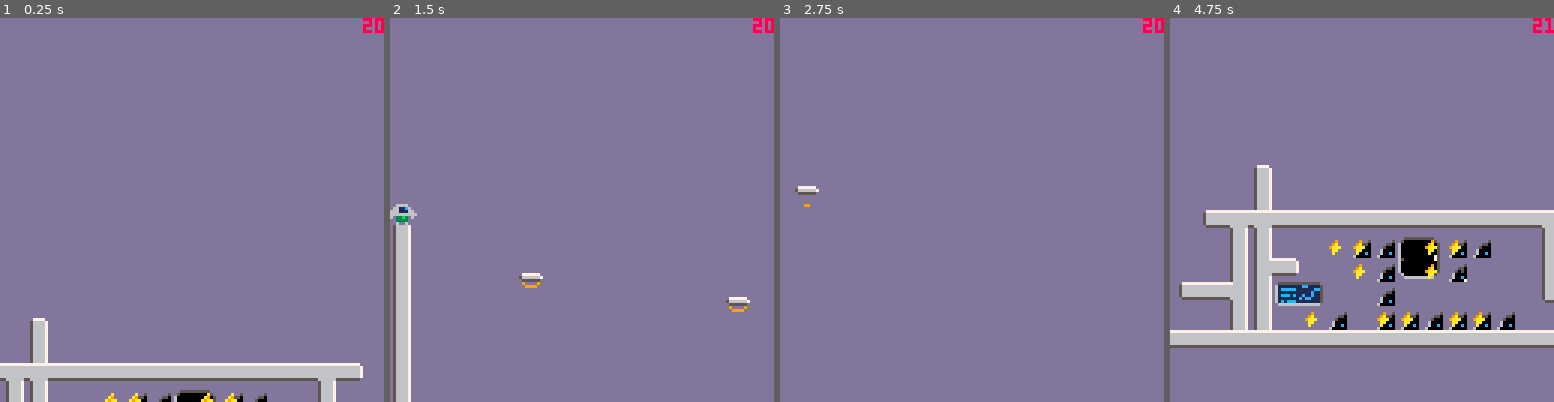
Above: before the commit, frames 1-4 (left to right).
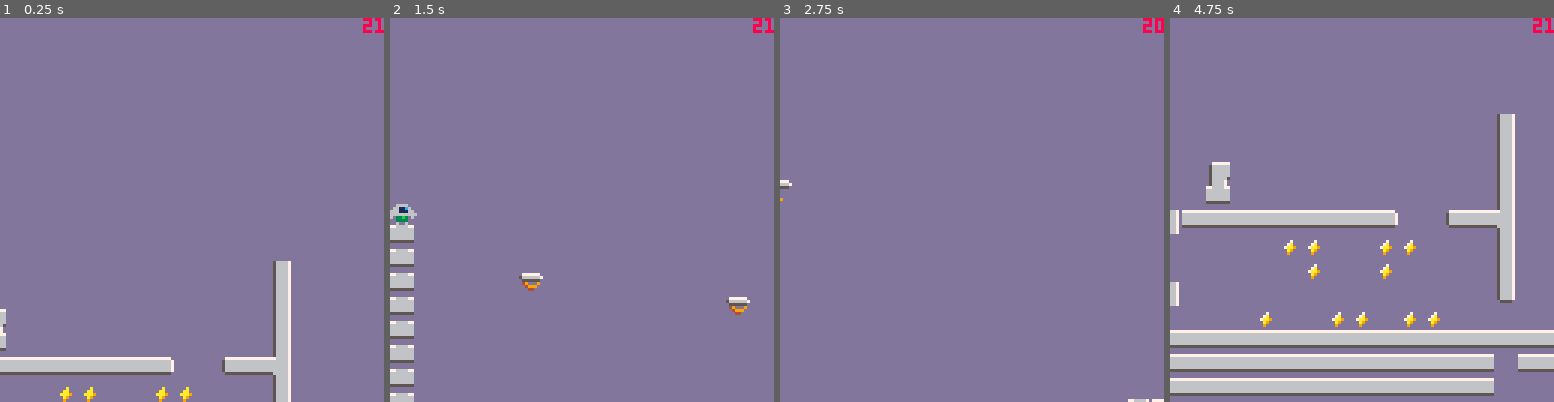
Above: after the commit, the same moments.

Repository: jgradim/gameoff-2020
Game: PICO-8 cartridge moonshot.p8
Same seed, same stepped clock (60 frames per second), same inputs: the game is played once before the commit and once after it.
Inputs:
- Up to frame 1 (0.25 s): no input
- Up to frame 2 (1.5 s): tap X (X key) at 0.33, 1.07 s; tap O (Z key) at 0.7 s
- Up to frame 3 (2.75 s): hold Right 1.6-2.1 s; tap O (Z key) at 1.7, 2.1, 2.5 s; tap X (X key) at 1.85 s; hold Up 2.15-2.42 s; hold Right from 2.47 s (still down)
- Up to frame 4 (4.75 s): tap O (Z key) every 0.4 s from 2.9 to 4.5 s; tap X (X key) at 2.97, 4.08 s; release Right at 3.03 s; hold Left 3.08-3.58 s; hold Down 3.63-3.97 s; hold Right 4.02-4.68 s; hold Up from 4.73 s (still down)

The runs differ from the first frame. In frame 1, 8.0% of the frame differs, in the area x 0-100%, y 0-100%; in frame 2, 1.8%; in frame 3, 0.3%; in frame 4, 22%, in the area x 0-100%, y 25-99%.

Commit message:
updated spritesheet, level design, and interactions

Diff:
--- a/moonshot.p8
+++ b/moonshot.p8
@@ -10,7 +10,7 @@
 ---constants---
 ---------------
 
-fps=30
+fps=5
 
 map_width=1024
 map_height=256
@@ -46,6 +46,12 @@
 sp_speech=10
 sp_e_pod=28
 sp_tiny_font=128
+
+--------------
+---messages---
+--------------
+
+msg_close_scren="    press ❎/x to exit"
 
 ---------------------
 ---player colors---
@@ -133,10 +139,11 @@
   )
  )
  local plt3=init_platform(
-  58*8,25*8,8,8,
+  59*8,25*8,8,8,
   linear_delta_fn(
-   --59,26 <-> 59,29
-   58*8,25*8,58*8,28*8
+   --59,25 <-> 59,28
+   --59*8,25*8,59*8,29*8
+   59*8,25*8,59*8,25*8
   )
  )
 
@@ -149,10 +156,45 @@
  --buttons
  --x,y,on
  local btn0=init_button(
-  62*8,25*8,false,
+  65*8,25*8,false,
   door_toggle_fn(door0),
   "❎"
  )
+
+ local diag_screen_low=init_screen({
+  x=60*8,
+  y=29*8,
+  tooltip=true,
+  str=
+   "> platform start\n\n"..
+   "activating diagnostics\nplatform...\n\n"..
+   "platform active\n\n\n\n\n"..
+   msg_close_scren,
+
+  on_done=function(s)
+   plt3.delta_fn=linear_delta_fn(
+    59*8,25*8,59*8,29*8
+   )
+   s.str="\n\n\n\n\n\n"..msg_close_scren
+   s.tooltip=false
+  end,
+ })
+
+ local diag_screen_high=init_screen({
+  x=62*8,
+  y=25*8,
+  str=
+   "> assessing damage...\n\n"..
+   "-heavy damage to hull\n"..
+   "-remaining crew: 3\n"..
+   "-escape pods: 4\n"..
+   "-disabled platforms: 5\n"..
+   "-shocking hazards\n\n"..
+   "objective: open door\n"..
+   "objective: rescue crew\n"..
+   "objective: escape to moon\n\n"..
+   msg_close_scren,
+ })
 
  --return list of mechanics
  return {
@@ -162,6 +204,8 @@
   plt0,plt1,plt2,plt3,plt4,
   door0,
   btn0,
+  diag_screen_low,
+  diag_screen_high,
  }
 end
 
@@ -188,7 +232,7 @@
   init_player{
    ⬆️=jump,
    color="yellow",
-   x=60*8,
+   x=63*8,
    y=28*8,
   },
  }
@@ -201,34 +245,38 @@
  cam=init_camera()
 end
 
+modal_open=false
+
 function update(o) return o:update() end
 
 function _update()
  --input
- player_btns={"⬅️","➡️","⬆️"}
- for i=1,#player_btns do
-  if btn(i-1) then
-   fn=player()[player_btns[i]]
-   if (fn) fn(player(),btnp(i-1))
-  end
- end
- if btnp(🅾️) then
-  focus_next_player()
- end
- --if btnp(🅾️) then
- -- if path.found then
- --  path:apply()
- -- else
- --  path:find(
- --   all_players[2],
- --   all_players[2],
- --   player()
- --  )
- -- end
- --end
+ if not modal_open then
+  player_btns={"⬅️","➡️","⬆️"}
+  for i=1,#player_btns do
+   if btn(i-1) then
+    fn=player()[player_btns[i]]
+    if (fn) fn(player(),btnp(i-1))
+   end
+  end
+  if btnp(🅾️) then
+   focus_next_player()
+  end
+  --if btnp(🅾️) then
+  -- if path.found then
+  --  path:apply()
+  -- else
+  --  path:find(
+  --   all_players[2],
+  --   all_players[2],
+  --   player()
+  --  )
+  -- end
+  --end
+ end
 
  --players
- path:update()
+ --path:update()
  foreach(all_players,update_player)
 
  --mechanics
@@ -267,13 +315,17 @@
  --players
  foreach(all_players,draw_player)
 
- --dialog box
  --dialog_box(
  -- "thank you for saving me!\nlet me help you, i can\ndouble jump!",
  -- "well, now i feel\ninadequate :|",
  -- p_colors.red,
  -- p_colors.yellow
  --)
+
+ --modals from interactables
+ foreach(mcns,function(m)
+  if m.draw_modal then m:draw_modal() end
+ end)
 
  --camera
  cam:draw()
@@ -1216,16 +1268,19 @@
 light_seqs={
  [2]={12,12,1,0,1},
  [11]={12,12,1,0,1},
- [4]={8,9,12,1},
- [15]={8,9,12,1},
+ [4]={8,12,1},
+ [15]={8,12,12,3,12,8,12,12},
 }
 
 function animate_lights()
  for m in all(light_masks) do
   local f=light_freqs[m]
   local s=light_seqs[m]
-  local c=
-   (abs(cos(t()/f))*(#s-1)+.3)\1
+  local c=mid(
+   0,
+   abs((cos(t()/f))*(#s-1))\1,
+   #s-1
+  )
 
   pal(m,s[c+1])
  end
@@ -1316,6 +1371,7 @@
 
  for char in all(chars) do
   local r=tiny_font[char]
+  --dropshadow
   --pal(14,2)
   --sspr(
   --  sc.x+r[1],sc.y+r[2],
@@ -1337,32 +1393,132 @@
 ---dialog box---
 ----------------
 dialog_open=false
+function modal(x,y,w,h)
+ local cbg=1
+ local ct=7
+ local cb=6
+ local cs=5
+
+ rectfill(x,y,x+w,y+h,cbg)          -- bg
+ rectfill(x+1,y,x+w,y,ct)           -- top
+ rectfill(x+w+1,y+1,x+w+1,y+h-1,ct) -- right
+ rectfill(x+1,y+h,x+w,y+h,cb)       -- bottom
+ rectfill(x,y+1,x,y+h-1,cb)         -- left
+ pset(x,y,cs)                       -- shadow
+ pset(x,y+h,cs)                     -- shadow
+ rectfill(x-1,y+1,x-1,y+h-1,cs)     -- shadow
+ rectfill(x+1,y+h+1,x+w-1,y+h+1,cs) -- shadow
+ rectfill(x+1,y+1,x+w,y+1,cs)       -- inner shadow
+ rectfill(x+w,y+1,x+w,y+h-1,cs)     -- inner shadow
+end
+
 function dialog_box(s1,s2,m1,m2)
  local x=5+peek2(0x5f28)
  local y=76+peek2(0x5f2a)
  local w=115
  local h=47
- local cbg=1
- local ct=7
- local cb=6
- local cs=5
-
- rectfill(x,y,x+w,y+h,cbg) -- bg
- rectfill(x+1,y,x+w,y,ct) -- top
- rectfill(x+w+1,y+1,x+w+1,y+h-1,ct) -- right
- rectfill(x+1,y+h,x+w,y+h,cb) -- bottom
- rectfill(x,y+1,x,y+h-1,cb) -- left
- pset(x,y,cs)   -- shadow
- pset(x,y+h,cs) -- shadow
- rectfill(x-1,y+1,x-1,y+h-1,cs) -- shadow
- rectfill(x+1,y+h+1,x+w-1,y+h+1,cs) -- shadow
- rectfill(x+1,y+1,x+w,y+1,cs) -- inner shadow
- rectfill(x+w,y+1,x+w,y+h-1,cs) -- inner shadow
+
+ modal(x,y,w,h)
 
  with_pal(m1, sprfn(7,x+3,y+5))
  print(s1,x+14,y+5,12)
  with_pal(m2, sprfn(7,x+w-10,y+h-10))
  print(s2,x+35,y+h-14,12)
+end
+
+--TODO generalize as interactable
+function init_screen(opts)
+ return instance({
+  sp=8,
+  x=0,
+  y=0,
+  w=8,
+  h=8,
+  mx=7,
+  my=16,
+  mw=113,
+  mh=87,
+  col=12,
+  str="",
+  open=false,
+  cursor=1,
+  activated=false,
+  done=false,
+  freq=1,
+  tooltip=true,
+
+  on_activate=function(s) end,
+  on_done=function(s) end,
+
+  collided_prev=false,
+  collided_at=0,
+
+  collide=function(b)
+   b.collided_at=time()
+  end,
+
+  update=function(s)
+   local collided=
+    s.collided_at==time()
+
+   if collided and btnp(❎) and not s.open then
+    s.open=true
+   end
+
+   s.collided_prev=collided
+
+   if s.open then
+    if not s.activated then
+     s.activated=true
+     s.done=false
+     s:on_activate()
+    end
+
+    if s.cursor>=#s.str then
+     if btnp(❎) and not s.done then
+      s.open=false
+      s.cursor=1
+      s.freq=1
+      s:on_done()
+      s.done=true
+      s.activated=false
+     end
+    end
+
+    if s.cursor<#s.str then
+     s.cursor+=s.freq
+
+     if btnp(❎) then
+      s.freq+=2
+     end
+    end
+   end
+  end,
+
+  draw=function(s)
+   spr(s.sp,s.x,s.y)
+
+   if s.tooltip and not s.open
+   and s.collided_prev then
+    speech_bubble(
+     s.x+2,s.y-2,"❎",9
+    )
+   end
+  end,
+
+  draw_modal=function(s)
+   if s.open then
+     local x=s.mx+peek2(0x5f28)
+     local y=s.my+peek2(0x5f2a)
+     modal(x,y,s.mw,s.mh)
+     print(
+      sub(s.str,1,s.cursor),
+      x+4,y+5,
+      s.col
+     )
+   end
+  end,
+ }, opts)
 end
 
 function sprfn(s,x,y)
@@ -1968,82 +2124,50 @@
 
 
 
-…(32 lines of a section not shown)…
 __gff__
-0000000000000000000000000000000001010101010101000000000000000000010101010000000000000000000000000101010100000000000000000000000000010100000002010101000000000000010101000000000101010000000000000101010000000000000000000000000001010000000000000000000000000000
+0200000000000000010000000000000001010101010101000000000000000000010101010000000000000000000000000101010100000000000000000000000001010101010103000000000000000000010101010101010000000000000000000101010101010100000000000000000001010101010101000000000000000000
 0000000000000000000000000000000000000000000000000000000000000000000000000000000000000000000000000000000000000000000000000000000000000000000000000000000000000000000000000000000000000000000000000000000000000000000000000000000000000000000000000000000000000000
 __map__
-4040404040404040404040404040404040404040404040404040404040404040404040404040404040404040404040404040404040404040404040404040404040404040404040404040404040404040404040404040404040404040404040404040404040404040404040404040404040404040404040404040404040404040
-4040404040404040404040404040404040404040404040404040404040404040404040404040404040404040404040404040404040404040404040404040404040404040404040404040404040404040404040404040404040404040404040404040404040404040404040404040404040404040404040404040404040404040
-4040404040404040404040404040404040404040404040404040404040404040404040404040404040404040404040404040404040404040404040404040404040404040404040404040404040404040404040404040404040404040404040404040404040404040404040404040404040404040404040404040404040404040
-4040404040404040404040404040404040404040404040404040404040404040404040404040404040404040404040404040404040404040404040404040404040404040404040404040404040404040404040404040404040404040404040404040404040404040404040404040404040404040404040404040404040404040
-4040404040404040404040404040404040404040404040404040404040404040404040404040404040404040404040404040404040404040404040404040404040404040404040404040404040404040404040404040404040404040404040404040404040404040404040404040404040404040404040404040404040404040
-4040404040404040404040404040404040404040404040404040404040404040404040404040404040404040404040404040404040404040404040404040404040404040404040404040404040404040404040404040404040404040404040404040404040404040404040404040404040404040404040404040404040404040
-4040404040404040404040404040404040404040404040404040404040404040404040404040404040404040404040404040404040404040404040404040404040404040404040404040404040404040404040404040404040404040404040404040404040404040404040404040404040404040404040404040404040404040
-4040404040404040404040404040404040404040404040404040404040404040404040404040404040404040404040404040404040404040404040404040404040404040404040404040404040404040404040404040404040404040404040404040404040404040404040404040404040404040404040404040404040404040
-4040404040404040404040404040404040404040404040404040404040404040404040404040404040404040404040404040404040404040404040404040404040404040404040404040404040404040404040404040404040404040404040404040404040404040404040404040404040404040404040404040404040404040
-4040404040404040404040404040404040404040404040404040404040404040404040404040404040404040404040404040404040404040404040404040404040404040404040404040404040404040404040404040404040404040404040404040404040404040404040404040404040404040404040404040404040404040
-4040404040404040404040404040404040404040404040404040404040404040404040404040404040404040404040404040404040404040404040404040404040404040404040404040404040404040404040404040404040404040404040404040404040404040404040404040404040404040404040404040404040404040
-4240404040404040404040404040404040404040404040404040404040404040404040404040404040404040404040404040404040404040404040404040404040404040404040404040404040404040404040404040404040404040404040404040404040404040404040404040404040404040404040404040404040404040
-4240404040404040404040404040404040404040404040404040404040404040404040404040404040404040404040404040404040404040404040404040404040404040404040404040404040404040404040404040404040404040404040404040404040404040404040404040404040404040404040404040404040404040
-4240404040404040404040404040404040404040404040404040404040404040404040404040404040404040404040404040404040404040404040404040404040404040404040404040404040404040404040404040404040404040404040404040404040404040404040404040404040404040404040404040404040404040
-4240404040404040404040404040404040404040404040404040404040404040404040404040404040404040404040404040404040404040404040404040404040404040404040404040404040404040404040404040404040404040404040404040404040404040404040404040404040404040404040404040404040404040
-4240404040404040404040404040404040404040404040404040404040404040404040404040404040404040404040404040404040404040404040404040404040404040404040404040404040404040404040404040404040404040404040404040404040404040404040404040404040404040404040404040404040404040
-4240404040404040404040404040404040404040404040404040404040404040404040404040404040404040404040404040404040404040404040404040404040404040404040404040404040404040404040404040404040404040404040404040404040404040404040404040404040404040404040404040404040404040
-4240404040404040404040404040404040404040404040404040404040404040404040404040404040404040404040404040404040404040404040404040404040404040404040404040404040404040404040404040404040404040404040404040404040404040404040404040404040404040404040404040404040404040
-4240404040404040404040404040404040404040404040404040404040404040404040404040404040404040404040404040404040404040404040404040404040404040404040404040404040404040404040404040404040404040404040404040404040404040404040404040404040404040404040404040404040404040
-4240404040404040404040404040404040404040404040404040404040404040404040404040404040404040404040404040404040404040404040404040404040404040404040404040404040404040404040404040404040404040404040404040404040404040404040404040404040404040404040404040404040404040
-4240404040404040404040404040404040404040404040404040404040404040404040404040404040404040404040404040404040404040404040404040404040404040404040404040404040404040404040404040404040404040404040404040404040404040404040404040404040404040404040404040404040404040
-4240404040404040404040404040404040404040404040404040404040404040404040404040404040404040404040404040404040404040404040404040404040404040404040404040404040404040404040404040404040404040404040404040404040404040404040404040404040404040404040404040404040404040
-424040404040404040404040404040404040404040404040404040404040406240404040404040404040404040404040400d0d0d0d0d0d40435050505050505050504440404040404040404040404040404040404040404040404040404040404040404040404040404040404040404040404040404040404040404040404040
-424040404040404040404040404040404040404040404040404040404040404240404040404040404040404040404040400d0d0d0d0d0d40424d4e4f4040404040404240404040404040404040404040404040404040404040404040404040404040404040404040404040404040404040404040404040404040404040404040
-424040404040404040404040404040404040404040404040404040404051606050505050505050505050506041404040400d0d0d0d0d0d40425d5e5f4040404040404240404040404040404040404040404040404040404040404040404040404040404040404040404040404040404040404040404040404040404040404040
-424040404040404040404040404040404040404040404040404040404040424240404045454d4f4545404042404040405150505050505050615d5e5f40404040400e4240404040404040404040404040404040404040404040404040404040404040404040404040404040404040404040404040404040404040404040404040
-424040404040404040404040404040404040404040404040404040404040427141404040456d6f454040404240400c404d4e4e4e4e4e4e4f425d5e5f4051485050506140404040404040404040404040404040404040404040404040404040404040404040404040404040404040404040404040404040404040404040404040
-42404040404040405a4b404040404040404040404040404040404040515061424a5b40404540404040404052404040406d6e6e6e6e6e6e6f426d6e6f40407b5c6a4c6840404040404040404040404040404040404040404040404040404040404040404040404040404040404040404040404040404040404040404040404040
-4240404040404040404040404040404040404040404040404040404040404242404045404545454545454040404040404040404040404040404040404040404040404240404040404040404040404040404040404040404040404040404040404040404040404040404040404040404040404040404040404040404040404040
-5050505050505050505050505050505050505050505050505050505050505050505050505050505050505050505050505050505050505050505050505050505050505440404040404040404040404040404040404040404040404040404040404040404040404040404040404040404040404040404040404040404040404040
-4040404040404040404040404040404040404040404040404040404040404040404040404040404040404040404040404040404040404040404040404040404040404040404040404040404040404040404040404040404040404040404040404040404040404040404040404040404040404040404040404040404040404040
-4040404040404040404040404040404040404040404040404040404040404040404040404040404040404040404040404040404040404040404040404040404040404040404040404040404040404040404040404040404040404040404040404040404040404040404040404040404040404040404040404040404040404040
-…(11 lines of a section not shown)…
+7979797979797979797979797979797979797979797979797979797979797979797979797979797979797979797979797979797979797979797979797979797979797979797979797979797979797979797979797979797979797979797979797979797979797979797979797979797979797979797979797979797979797979
+7979797979797979797979797979797979797979797979797979797979797979797979797979797979797979797979797979797979797979797979797979797979797979797979797979797979797979797979797979797979797979797979797979797979797979797979797979797979797979797979797979797979797979
+7979797979797979797979797979797979797979797979797979797979797979797979797979797979797979797979797979797979797979797979797979797979797979797979797979797979797979797979797979797979797979797979797979797979797979797979797979797979797979797979797979797979797979
+7979797979797979797979797979797979797979797979797979797979797979797979797979797979797979797979797979797979797979797979797979797979797979797979797979797979797979797979797979797979797979797979797979797979797979797979797979797979797979797979797979797979797979
+7979797979797979797979797979797979797979797979797979797979797979797979797979797979797979797979797979797979797979797979797979797979797979797979797979797979797979797979797979797979797979797979797979797979797979797979797979797979797979797979797979797979797979
+7979797979797979797979797979797979797979797979797979797979797979797979797979797979797979797979797979797979797979797979797979797979797979797979797979797979797979797979797979797979797979797979797979797979797979797979797979797979797979797979797979797979797979
+7979797979797979797979797979797979797979797979797979797979797979797979797979797979797979797979797979797979797979797979797979797979797979797979797979797979797979797979797979797979797979797979797979797979797979797979797979797979797979797979797979797979797979
+7979797979797979797979797979797979797979797979797979797979797979797979797979797979797979797979797979797979797979797979797979797979797979797979797979797979797979797979797979797979797979797979797979797979797979797979797979797979797979797979797979797979797979
+7979797979797979797979797979797979797979797979797979797979797979797979797979797979797979797979797979797979797979797979797979797979797979797979797979797979797979797979797979797979797979797979797979797979797979797979797979797979797979797979797979797979797979
+7979797979797979797979797979797979797979797979797979797979797979797979797979797979797979797979797979797979797979797979797979797979797979797979797979797979797979797979797979797979797979797979797979797979797979797979797979797979797979797979797979797979797979
+7979797979797979797979797979797979797979797979797979797979797979797979797979797979797979797979797979797979797979797979797979797979797979797979797979797979797979797979797979797979797979797979797979797979797979797979797979797979797979797979797979797979797979
+4279797979797979797979797979797979797979797979797979797979797979797979797979797979797979797979797979797979797979797979797979797979797979797979797979797979797979797979797979797979797979797979797979797979797979797979797979797979797979797979797979797979797979
+4279797979797979797979797979797979797979797979797979797979797979797979797979797979797979797979797979797979797979797979797979797979797979797979797979797979797979797979797979797979797979797979797979797979797979797979797979797979797979797979797979797979797979
+4279797979797979797979797979797979797979797979797979797979797979797979797979797979797979797979797979797979797979797979797979797979797979797979797979797979797979797979797979797979797979797979797979797979797979797979797979797979797979797979797979797979797979
+4279797979797979797979797979797979797979797979797979797979797979797979797979797979797979797979797979797979797979797979797979797979797979797979797979797979797979797979797979797979797979797979797979797979797979797979797979797979797979797979797979797979797979
+4279797979797979797979797979797979797979797979797979797979797979797979797979797979797979797979797979797979797979797979797979797979797979797979797979797979797979797979797979797979797979797979797979797979797979797979797979797979797979797979797979797979797979
+4279797979797979797979797979797979797979797979797979797979797979797979797979797979797979797979797979797979797979797979797979797979797979797979797979797979797979797979797979797979797979797979797979797979797979797979797979797979797979797979797979797979797979
+4279797979797979797979797979797979797979797979797979797979797979797979797979797979797979797979797979797979797979797979797979797979797979797979797979797979797979797979797979797979797979797979797979797979797979797979797979797979797979797979797979797979797979
+4279797979797979797979797979797979797979797979797979797979797979797979797979797979797979797979797979797979797979797979797979797979797979797979797979797979797979797979797979797979797979797979797979797979797979797979797979797979797979797979797979797979797979
+4279797979797979797979797979797979797979797979797979797979797979797979797979797979797979797979797979797979797979797979797979797979797979797979797979797979797979797979797979797979797979797979797979797979797979797979797979797979797979797979797979797979797979
+4279797979797979797979797979797979797979797979797979797979797979797979797979797979797950797979797979797979797979797979797979797979797979797979797979797979797979797979797979797979797979797979797979797979797979797979797979797979797979797979797979797979797979
+4279797979797979797979797979797979797979797979797979797979797979797979797979797979797950797979797979797979797979797979797979797979797979797979797979797979797979797979797979797979797979797979797979797979797979797979797979797979797979797979797979797979797979
+427979797979797979797979797979797979797979797979797979797979796279797979797979797979795079797979790d0d0d0d0d0d79624040404040404040406379797979797979797979797979797979797979797979797979797979797979797979797979797979797979797979797979797979797979797979797979
+427979797979797979797979797979797979797979797979797979797979794279797979797979797979795079797979790d0d0d0d0d0d79504a4b4c7979797979795079797979797979797979797979797979797979797979797979797979797979797979797979797979797979797979797979797979797979797979797979
+427979797979797979797979797979797979797979797979797979797951404040404040404070797971405179797979790d0d0d4d4e4e79505a5b5c7979797979795079797979797979797979797979797979797979797979797979797979797979797979797979797979797979797979797979797979797979797979797979
+4279797979797979797979797979797979797979797979797979797979797979797979797979797979797950797979797140404445454640515a5b5c79797979790e5079797979797979797979797979797979797979797979797979797979797979797979797979797979797979797979797979797979797979797979797979
+427979797979797979797979797979797979797979797979797979797979797979797979797979797979795079790c794d4f795d5e5e5e4f505a5b5c7971434040405179797979797979797979797979797979797979797979797979797979797979797979797979797979797979797979797979797979797979797979797979
+42797979797979795a4b79797979797979797979797979797979797951507979797979797979797979797960797979796d6f795d5e5e5e5f506a6b6c7979494759485379797979797979797979797979797979797979797979797979797979797979797979797979797979797979797979797979797979797979797979797979
+4279797979797979797979797979797979797979797979797979797979797979797979797979797979797979797979797979795d5e5e5e5f797979797979587979795079797979797979797979797979797979797979797979797979797979797979797979797979797979797979797979797979797979797979797979797979
+5050505050505050505050505050505050505050505050505050505050404040404040404040404040404040404040404040404044454546406367487947787979795079797979797979797979797979797979797979797979797979797979797979797979797979797979797979797979797979797979797979797979797979
+404040404040404040404040404040404040404040404040404040404040404040404040404040404040407940407979797979796d6e6e6f797240404040404040407379797979797979797979797979797979797979797979797979797979797979797979797979797979797979797979797979797979797979797979797979
+4040404040404040404040404040404040404040404040404040404040404040404040404040404040404079797979797979797979797979797979797979797979797979797979797979797979797979797979797979797979797979797979797979797979797979797979797979797979797979797979797979797979797979
+…(11 lines of a section not shown)…
Not shown, changed: 147 lines of the sprite sheet (__gfx__) section of moonshot.p8
Not shown, changed: res/moonshot.aseprite
